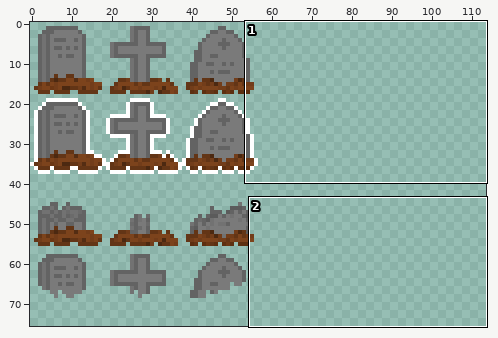
Two versions of one sprite sheet, sprites/Gravestone.png. The picture above shows the old version from afar; the outline marks the close-up.
Close-up. Earlier state:
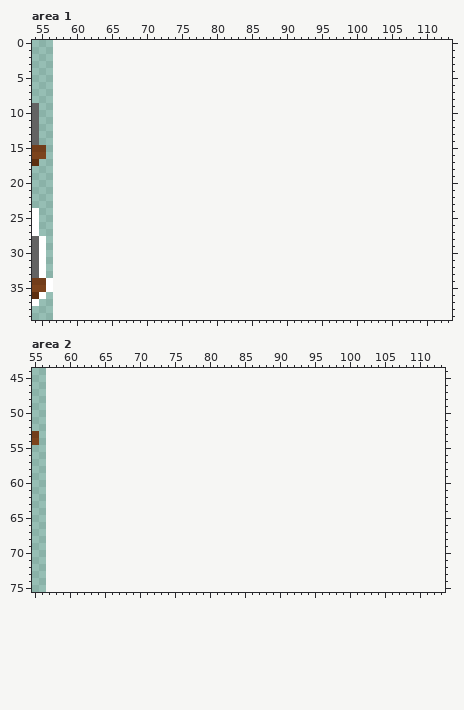
The file is 57x76 pixels. Colours within 5 levels of each other are drawn and written as one. Shown: area 1: x 54..113, y 0..39; area 2: x 55..113, y 44..75. The old version is drawn lined up with the new one, on the new canvas.
And afterwards:
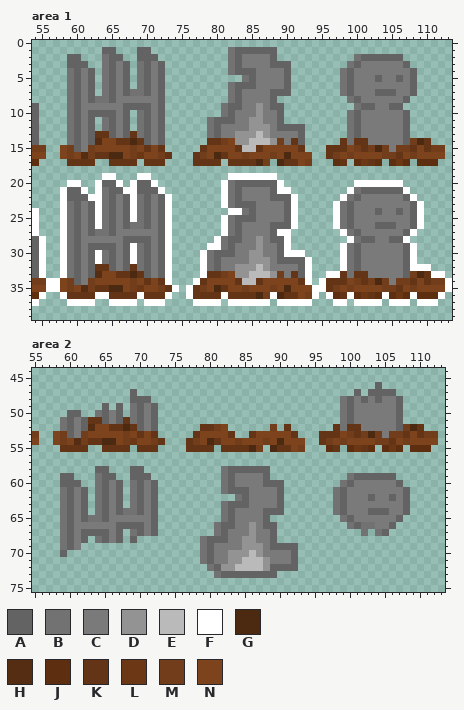
Palette (. is transparent): A #636363  B #727272  C #7a7a7a  D #939393  E #bababa  F #ffffff  G #4c2911  H #542d13  J #5d2f10  K #633516  L #6c3714  M #723d1a  N #7c431c
Diff:
canvas 57x76 -> 114x76
--- area 1
@@ x 54..113 @@
  0 ............................................................
- 1 ............................................................
- 2 ............................................................
- 3 ............................................................
- 4 ............................................................
- 5 ............................................................
- 6 ............................................................
- 7 ............................................................
- 8 ............................................................
- 9 A...........................................................
-10 A...........................................................
-11 A...........................................................
-12 A...........................................................
-13 A...........................................................
-14 A...........................................................
-15 MM..........................................................
-16 NN..........................................................
-17 J...........................................................
+ 1 ..........AA...AA...........BAAAAAA.........................
+ 2 .....AA...BAA..AAA..........BACCCCA...........BAAAAAA.......
+ 3 .....AAA..BACA.BACA.........BACCCCAAA........BACCCCCCA......
+ 4 .....BACA.BACA.BACA.........BAAACCCCA.......BACCCCCCCCA.....
+ 5 .....BACA.BACA.BACA...........BACCCCA.......BACCCACCACA.....
+ 6 .....BACA.BACA.BACA.........BAAACCCCA.......BACCCCCCCCA.....
+ 7 .....BACA.BACABBACA.........BACCCCAAA.......BACCCAAACCA.....
+ 8 .....BACABBACCCCCCA.........BACCCCA..........BACCCCCCA......
+ 9 A....BACCCCCCAAAACA........BAACCDCAA..........BAACCAA.......
+10 A....BACAAAACA.BACA........BACCCDCCA.........BACCCCCCA......
+11 A....BACA.BACA.BACA......BAAACCDDCCA.........BACCCCCCA......
+12 A....BACA.BACA.BACA......BACCCCDDDCAAAA......BACCCCCCA......
+13 A....BACAKKACAKBACA......BACCDDDEDCCCCA......BACCCCCCA......
+14 A....BACAHNNKKGKACA......KKMNDDEEEDMCKA.....KBKKCCCCCAMGK...
+15 MM..NMACMNNNNNMNKNK.....KNNNNKEEKNNNNNK...KKKNMKMGMCMMKNKMM.
+16 NN..NMNHMKKGGNMLNNMK...KMNGKNNMNNNMNGNNN..KMNMNNNNMMKNMNNNN.
+17 J....KKKK..KKKK.KKK....KKKK.KKKKGM.GKKNM...JK.JLKJ.JLJ.JJJ..
 18 ............................................................
-19 ............................................................
-20 ............................................................
-21 ............................................................
-22 ............................................................
-23 ............................................................
-24 F...........................................................
-25 F...........................................................
-26 F...........................................................
-27 F...........................................................
-28 AF..........................................................
-29 AF..........................................................
-30 AF..........................................................
-31 AF..........................................................
-32 AF..........................................................
-33 AF..........................................................
-34 MMF.........................................................
-35 NNF.........................................................
-36 JF..........................................................
-37 F...........................................................
+19 ..........FF...FF...........FFFFFFF.........................
+20 .....FF..FAAF.FAAF.........FBAAAAAAF..........FFFFFFF.......
+21 ....FAAF.FBAAFFAAAF........FBACCCCAFF........FBAAAAAAF......
+22 ....FAAAFFBACAFBACAF.......FBACCCCAAAF......FBACCCCCCAF.....
+23 ....FBACAFBACAFBACAF.......FBAAACCCCAF.....FBACCCCCCCCAF....
+24 F...FBACAFBACAFBACAF........FFBACCCCAF.....FBACCCACCACAF....
+25 F...FBACAFBACAFBACAF.......FBAAACCCCAF.....FBACCCCCCCCAF....
+26 F...FBACAFBACABBACAF.......FBACCCCAAAF.....FBACCCAAACCAF....
+27 F...FBACABBACCCCCCAF.......FBACCCCAFF.......FBACCCCCCAF.....
+28 AF..FBACCCCCCAAAACAF......FBAACCDCAAF........FBAACCAAF......
+29 AF..FBACAAAACAFBACAF.....FFBACCCDCCAF.......FBACCCCCCAF.....
+30 AF..FBACAFBACAFBACAF....FBAAACCDDCCAFFF.....FBACCCCCCAF.....
+31 AF..FBACAFBACAFBACAF....FBACCCCDDDCAAAAF....FBACCCCCCAF.....
+32 AF..FBACAKKACAKBACAF....FBACCDDDEDCCCCAF....FBACCCCCCAFFF...
+33 AF..FBACAHNNKKGKACAF....FKKMNDDEEEDMCKAF..FFKBKKCCCCCAMGKFF.
+34 MMFFNMACMNNNNNMNKNKF...FKNNNNKEEKNNNNNKF.FKKKNMKMGMCMMKNKMMF
+35 NNFFNMNHMKKGGNMLNNMKF.FKMNGKNNMNNNMNGNNNFFKMNMNNNNMMKNMNNNNF
+36 JF..FKKKKFFKKKKFKKKF..FKKKKFKKKKGMFGKKNMF.FJKFJLKJFJLJFJJJF.
+37 F....FFFF..FFFF.FFF....FFFF.FFFFFF.FFFFF...FF.FFFF.FFF.FFF..
 38 ............................................................
--- area 2
@@ x 55..113 @@
 45 ...........................................................
-46 ...........................................................
-47 ...........................................................
-48 ...........................................................
-49 ...........................................................
-50 ...........................................................
-51 ...........................................................
-52 ...........................................................
-53 M..........................................................
-54 N..........................................................
-55 ...........................................................
+46 .................................................A.........
+47 ..............A...............................A.AAAA.......
+48 ..............AAA...........................BACACACCA......
+49 ..........A.A.BACA..........................BACCCCCCA......
+50 .....AA..BACA.BACA..........................BACCCCCCA......
+51 ....BACAKKACAKBACA..........................BACCCCCCA......
+52 ....BACAHNNKKGKACA......KKMN......M.K......KBKKCCCCCAMGK...
+53 M..NMACMNNNNNMNKNK.....KNNNNK..KNNNNNK...KKKNMKMGMCMMKNKMM.
+54 N..NMNHMKKGGNMLNNMK...KMNGKNNMNNNMNGNNN..KMNMNNNNMMKNMNNNN.
+55 ....KKKK..KKKK.KKK....KKKK.KKKKGM.GKKNM...JK.JLKJ.JLJ.JJJ..
 56 ...........................................................
 57 ...........................................................
-58 ...........................................................
-59 ...........................................................
-60 ...........................................................
-61 ...........................................................
-62 ...........................................................
-63 ...........................................................
-64 ...........................................................
-65 ...........................................................
-66 ...........................................................
-67 ...........................................................
-68 ...........................................................
-69 ...........................................................
-70 ...........................................................
-71 ...........................................................
-72 ...........................................................
-73 ...........................................................
+58 .........AA...AA...........BAAAAAA.........................
+59 ....AA...BAA..AAA..........BACCCCA...........BAAAAAA.......
+60 ....AAA..BACA.BACA.........BACCCCAAA........BACCCCCCA......
+61 ....BACA.BACA.BACA.........BAAACCCCA.......BACCCCCCCCA.....
+62 ....BACA.BACA.BACA...........BACCCCA.......BACCCACCACA.....
+63 ....BACA.BACA.BACA.........BAAACCCCA.......BACCCCCCCCA.....
+64 ....BACA.BACABBACA.........BACCCCAAA.......BACCCAAACCA.....
+65 ....BACABBACCCCCCA.........BACCCCA..........BACCCCCCA......
+66 ....BACCCCCCAAAACA........BAACCDCAA..........BABBCCA.......
+67 ....BACAAAACA.BACA........BACCCDCCA............B.BA........
+68 ....BACA.BACA.A.........BAAACCDDCCA........................
+69 ....BAC.................BACCCCDDDCAAAA.....................
+70 ....A...................BACCDDDEDCCCCA.....................
+71 ........................BACCDDEEEDCCCA.....................
+72 .........................BADDEEEEDAAAA.....................
+73 ..........................BAAAAAAAA........................
 74 ...........................................................
Where, in picture pixels (left, top, right, bottom), the same in both close-ups:
added: (53, 47, 452, 306)
added: (53, 382, 438, 578)
